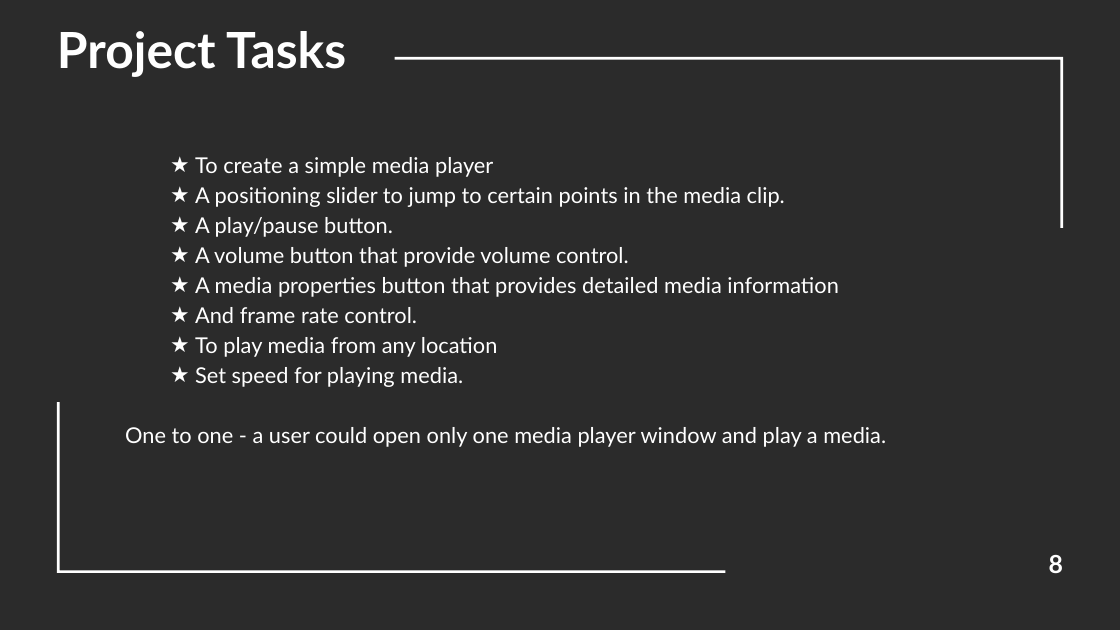
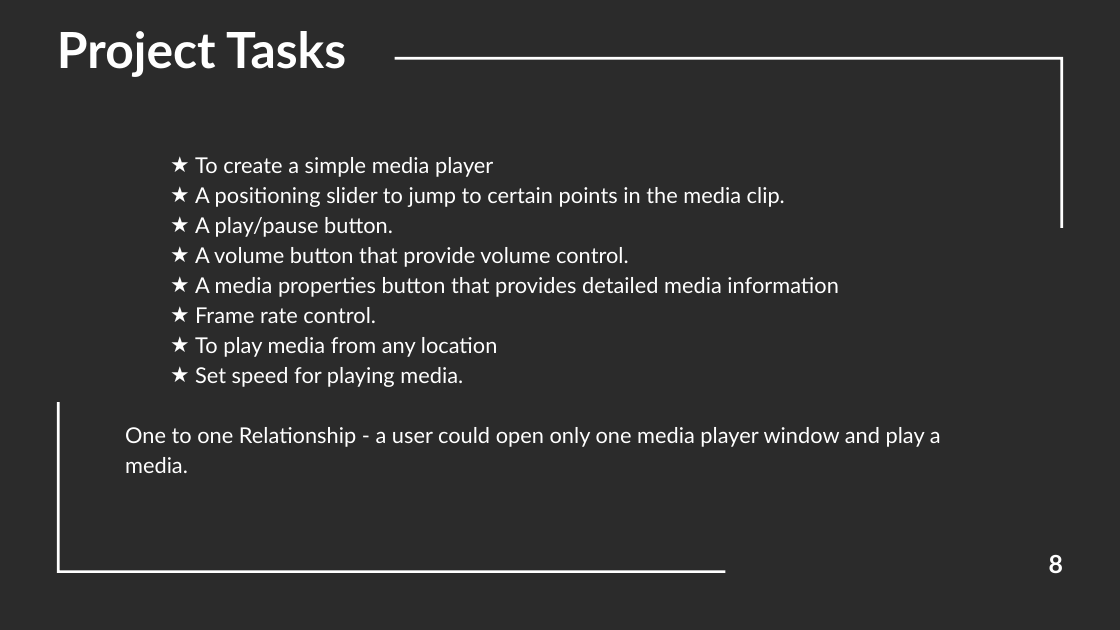
Before and after one commit to divy3011/AkAAD, a slide deck: slide 8 of Media Player.pptx. Drawn at 1120x630 pixels with LibreOffice and Linux fonts; fonts in the diff are those of the drawing; background and template pictures are left out; a plain dark background stands for a picture behind light text. Boxes give left, top, right and bottom in pixels: in the first picture for what was removed or moved away, otherwise in the second. Text is boxed around its words. In the diff, an @@ line names an element or a change of style, - is before the commit and + after.

Commit message:
ppt updated

```diff
--- a/Media Player.pptx
+++ b/Media Player.pptx
@@ text at (195, 307, 376, 323): text changed @@
-★ And frame rate control.
+★ Frame rate control.
@@ text at (125, 427, 941, 473): text changed @@
-One to one - a user could open only one media player window and play a media.
+One to one Relationship - a user could open only one media player window and play a media.
```
Also in this commit, not shown: 2 other slides changed, 7 slides added, 24 slides removed.
